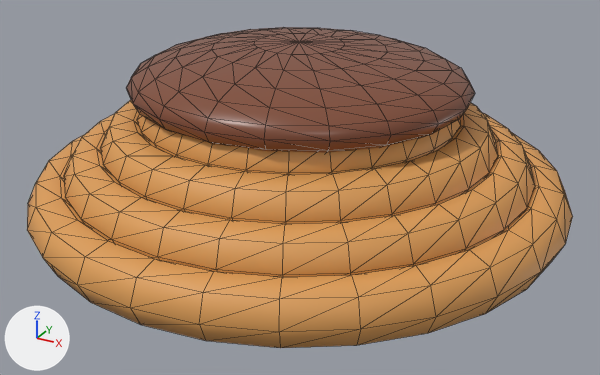
What one commit did to the glTF model models/catch_breads/bread_choco_danish.glb.
The view is the same before and after, from a 50 mm camera at (0.47, -0.853, 0.379) aimed at (0.015, -0.025, -0.035). Arrows for +X, +Y and +Z are at lower left; the lights stay in place. The first picture is the older version. Mesh edges are drawn as thin lines. Where no turn or scale is listed for an object, it has been applied to the vertices.

Names of what the first picture shows: 'パイ生地の渦巻き', 'パイ生地の渦巻き.001', 'パイ生地の渦巻き.002', 'パイ生地の渦巻き.003', 'フィリング'.
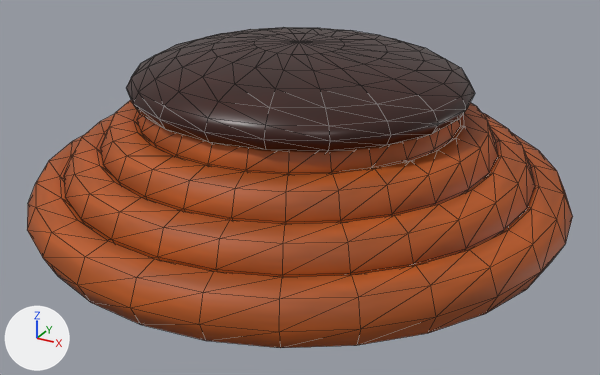
Edits to the bpy script that builds the scene:
```text
Add img_material_07:
    img_material_07 = load_image('material_07', '_unpacked/material_07', 64, 64, 'sRGB')
Add img_material_02:
    img_material_02 = load_image('material_02', '_unpacked/material_02', 64, 64, 'sRGB')
Change mat_焼きたての山吹色:
    remove mat_焼きたての山吹色.base_color = (0.72, 0.34, 0.095)  # orange #dd9e57
    add mat_焼きたての山吹色.texture = img_material_02
Change mat_チョコレート:
    remove mat_チョコレート.base_color = (0.22, 0.072, 0.036)  # brown #814c35
    add mat_チョコレート.texture = img_material_07
```

Where the change shows, as pixel boxes [x1, y1, x2, y2] in the pictures (600 x 375 px):
'パイ生地の渦巻き', surface changed (orange to brown): [27, 133, 573, 348] in both
'フィリング', surface changed (darker): [126, 27, 475, 153] in both
'パイ生地の渦巻き.001', surface changed (orange to brown): [64, 113, 535, 277] in both
'パイ生地の渦巻き.002', surface changed (orange to brown): [100, 100, 498, 224] in both
'パイ生地の渦巻き.003', surface changed (orange to brown): [137, 114, 461, 174] in both
